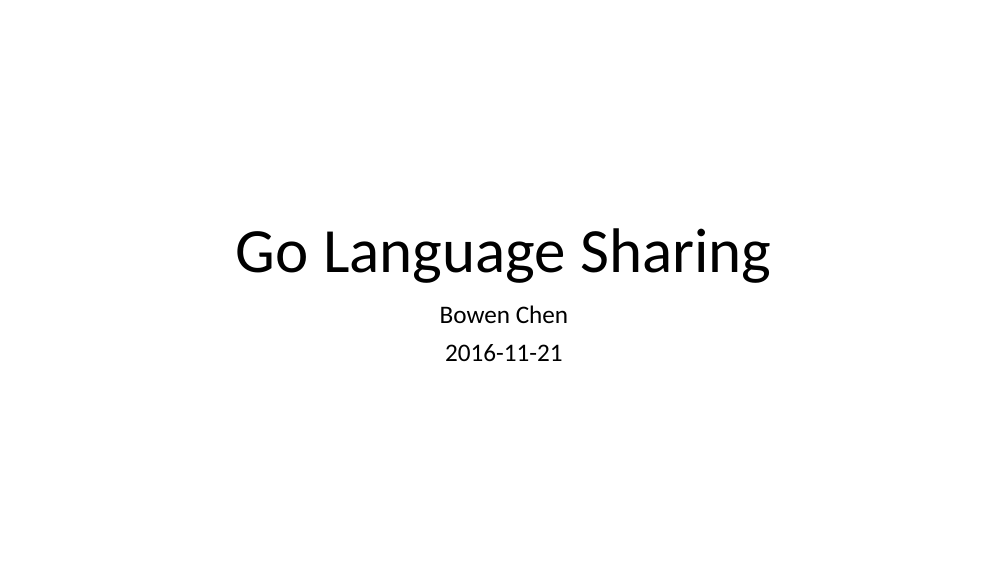
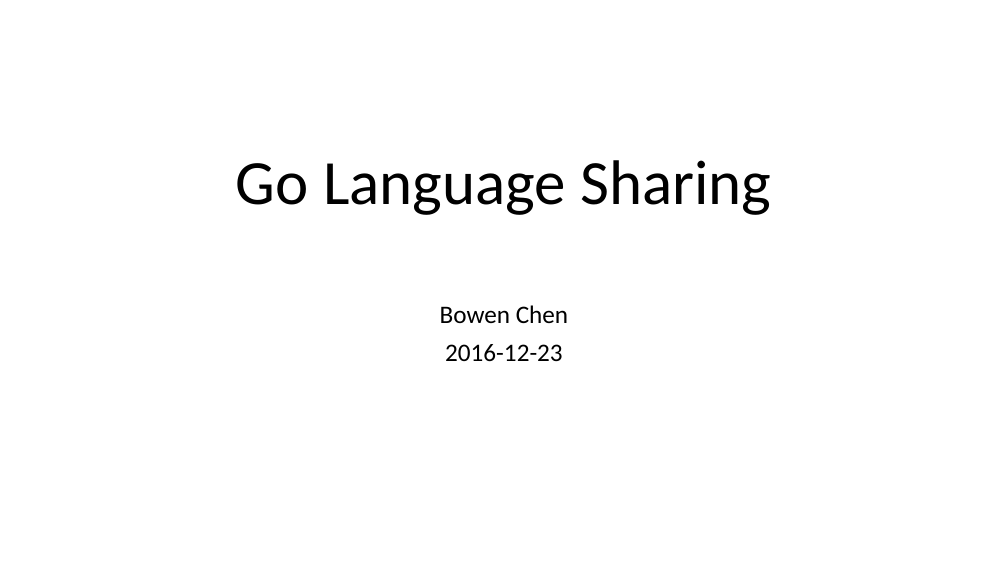
Before and after one commit to bowenchen6/golang-session, a slide deck: slide 1 of Go Language Sharing.pptx. Drawn at 1008x567 pixels with LibreOffice and Linux fonts; fonts in the diff are those of the drawing. Boxes give left, top, right and bottom in pixels: in the first picture for what was removed or moved away, otherwise in the second. Text is boxed around its words. In the diff, an @@ line names an element or a change of style, - is before the commit and + after.

Commit message:
update go sharing ppt

```diff
--- a/Go Language Sharing.pptx
+++ b/Go Language Sharing.pptx
@@ title "Go Language Sharing" moved from (x1=236, y1=228, x2=771, y2=283) to (x1=236, y1=160, x2=771, y2=215) @@
@@ subtitle at (x1=445, y1=344, x2=563, y2=362): text changed @@
-2016-11-21
+2016-12-23
```
Also in this commit, not shown: 4 other slides changed, 14 slides added, 16 slides removed, 1 other file.
